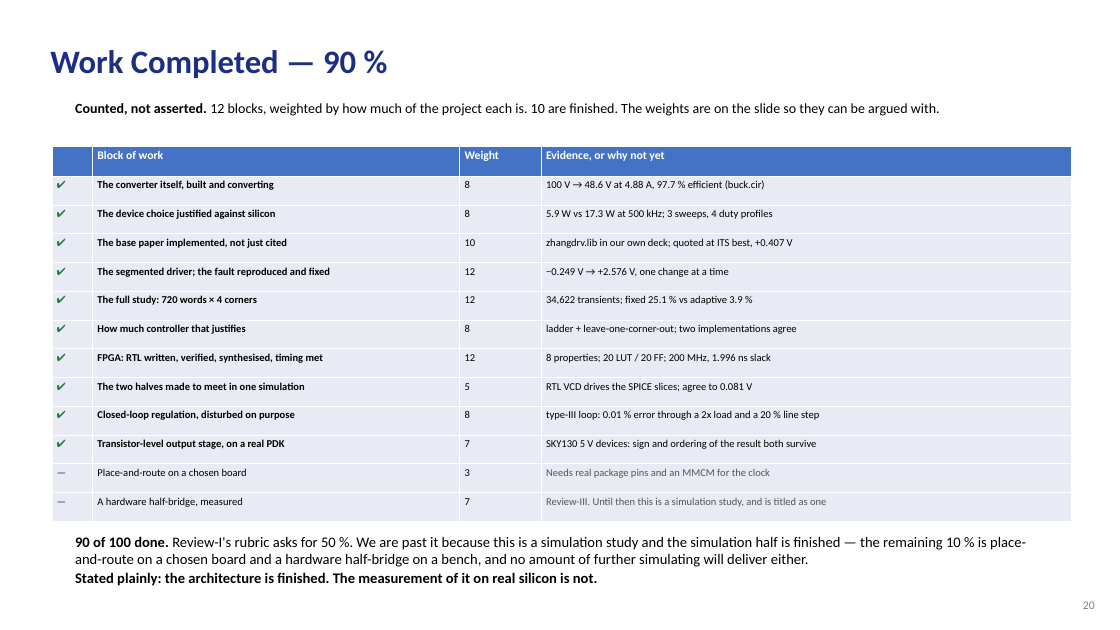
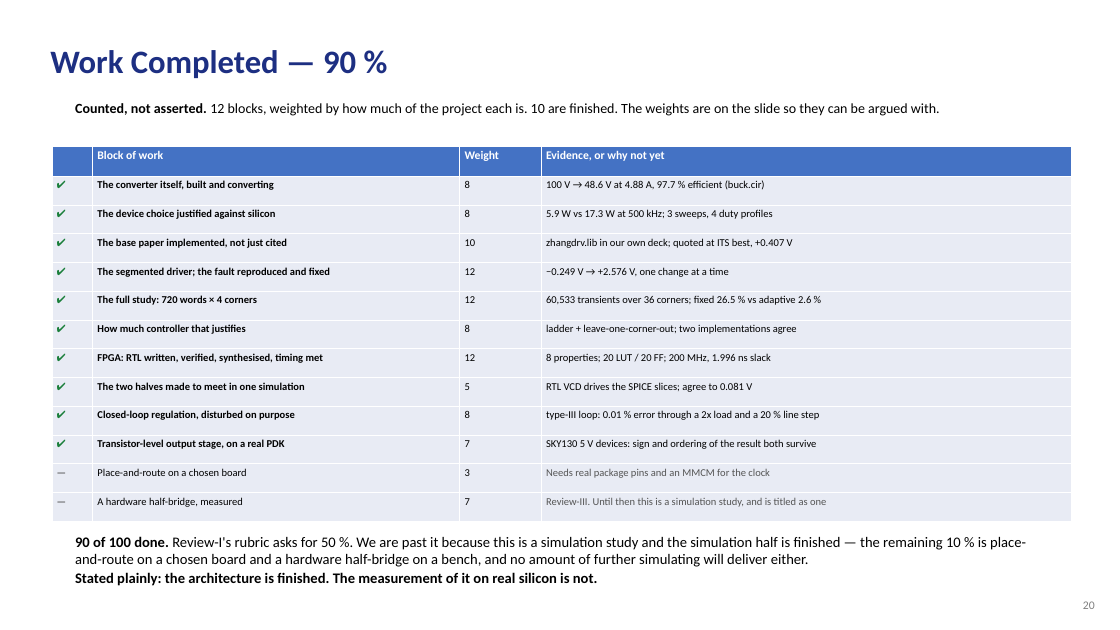
Before and after one commit to Amritha902/gan-driver, a slide deck: slide 20 of review/GaN_Review1_PRESENT.pptx. Drawn at 1120x630 pixels with LibreOffice and Linux fonts; fonts in the diff are those of the drawing. Boxes give left, top, right and bottom in pixels: in the first picture for what was removed or moved away, otherwise in the second. Text is boxed around its words. In the diff, an @@ line names an element or a change of style, - is before the commit and + after.

```diff
--- a/review/GaN_Review1_PRESENT.pptx
+++ b/review/GaN_Review1_PRESENT.pptx
@@ table at (x1=52, y1=146, x2=1072, y2=520) @@
-row 6, column 4: 34,622 transients; fixed 25.1 % vs adaptive 3.9 %
+row 6, column 4: 60,533 transients over 36 corners; fixed 26.5 % vs adaptive 2.6 %
```
Also in this commit, not shown: 3 other slides changed, 16 other files.
